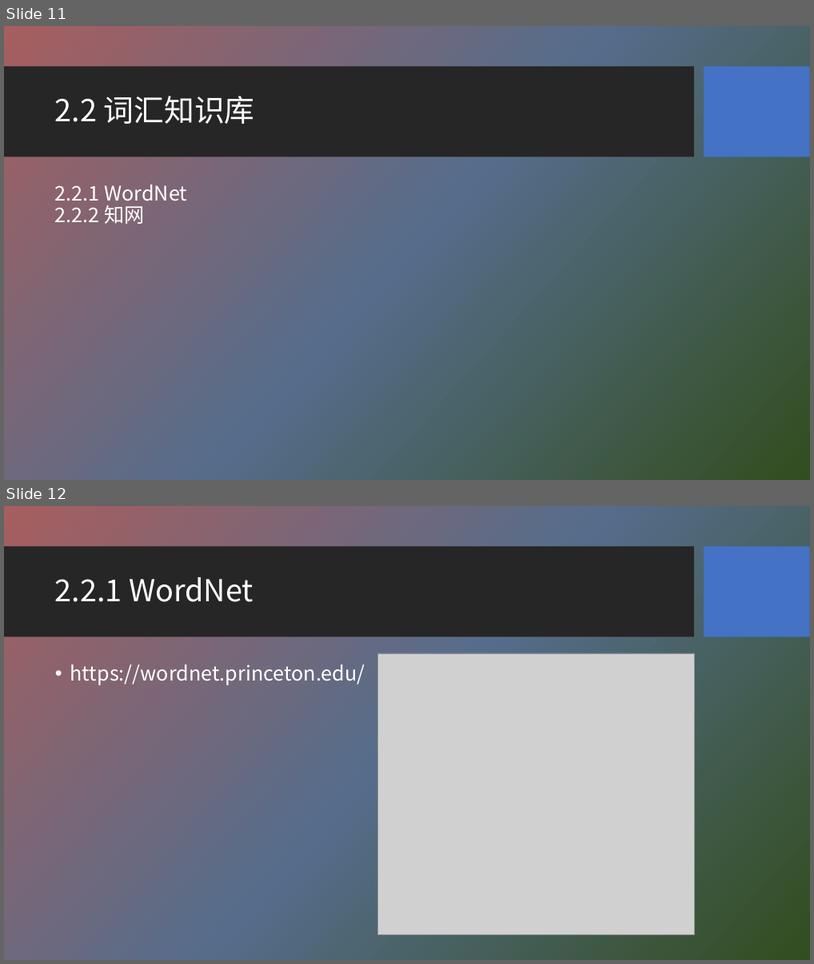
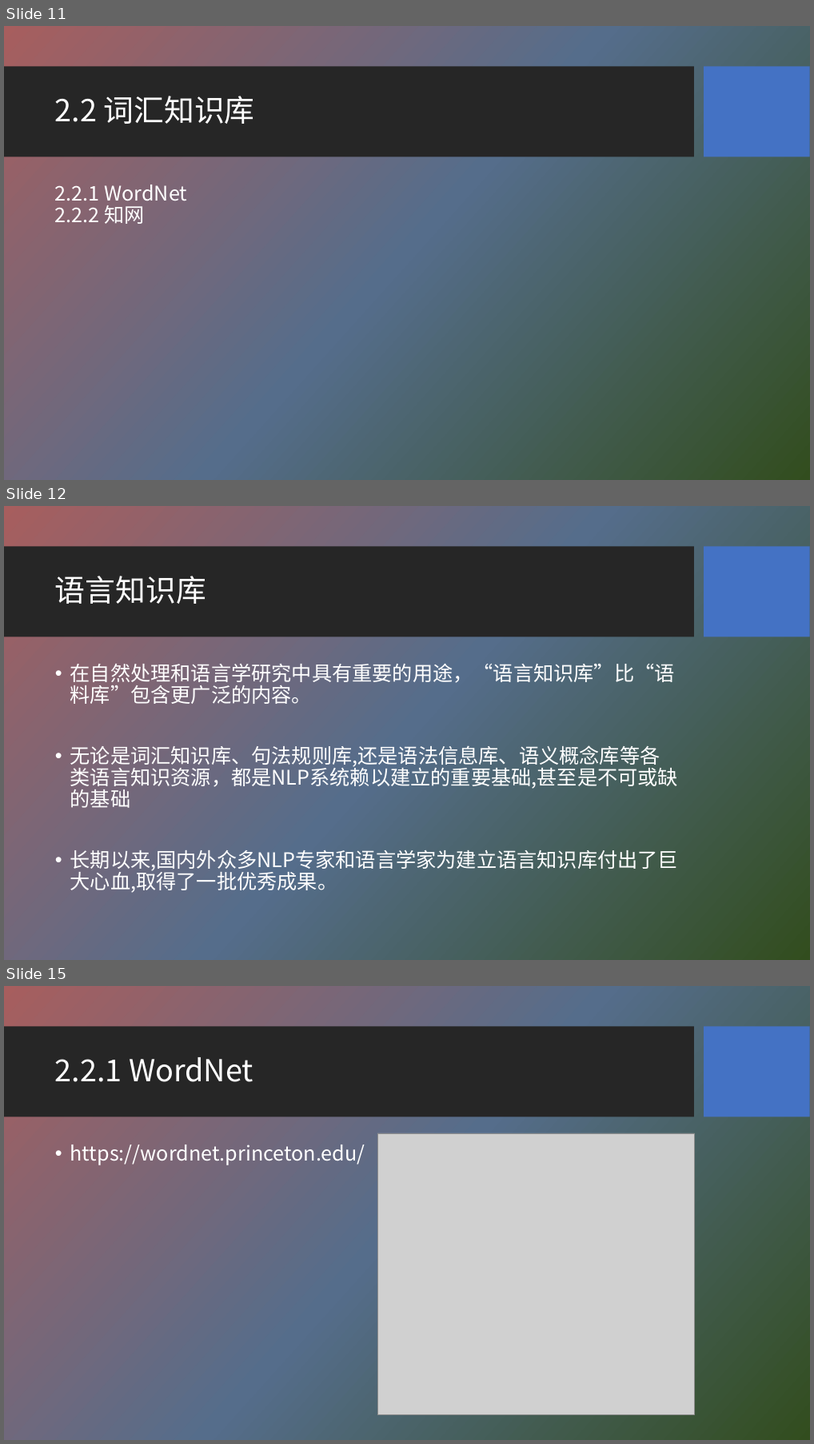
Before and after one commit to HBU/NLP_PPT, a slide deck: PPT-2020/ch02 语料库与词汇知识库.pptx. Shown one above the other, each under a label of ours: slides 11 and 12 before the commit, slides 11, 12 and 15 after it; the slides between them are not shown. The pictures are 814x964 and 814x1444 pixels, drawn with LibreOffice and Linux fonts; fonts in the diff are those of the drawing; grey boxes stand for pictures; background and template pictures are left out. Boxes give left, top, right and bottom in pixels: in the first picture for what was removed or moved away, otherwise in the second. Text is boxed around its words. In the diff, an @@ line names an element or a change of style, - is before the commit and + after.

```diff
--- a/PPT-2020/ch02 语料库与词汇知识库.pptx
+++ b/PPT-2020/ch02 语料库与词汇知识库.pptx
@@ slide 12 added at (4,506,810,960), background picture (left out); not listed: 2 template elements that a slide beside it also shows @@
@@ title added at (55,576,206,604), 36 pt, text #FFFFFF @@
+语言知识库
@@ text added at (70,663,678,892), 24 pt, text #FFFFFF @@
+• 在自然处理和语言学研究中具有重要的用途，“语言知识库”比“语料库”包含更广泛的内容。
+• 无论是词汇知识库、句法规则库,还是语法信息库、语义概念库等各类语言知识资源，都是NLP系统赖以建立的重要基础,甚至是不可或缺的基础
+• 长期以来,国内外众多NLP专家和语言学家为建立语言知识库付出了巨大心血,取得了一批优秀成果。
@@ what was slide 12 is now slide 15 @@
```
Also in this commit, not shown: 1 slide changed, 3 other slides added, 1 other file.
